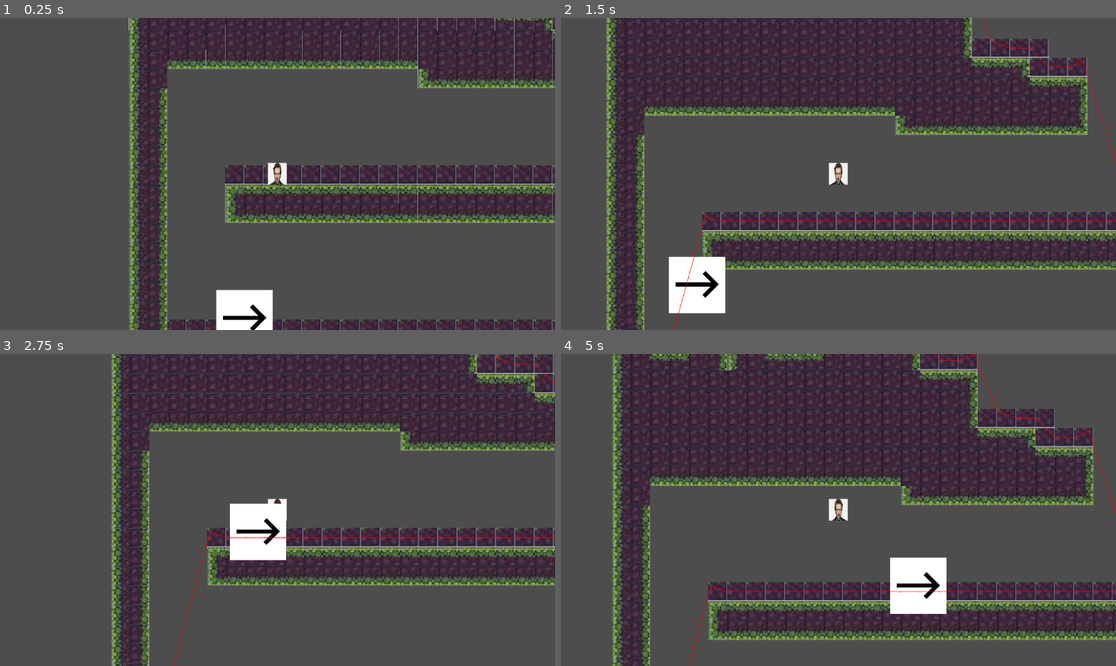
Above: before the commit, frames 1-4 (two rows, left to right).
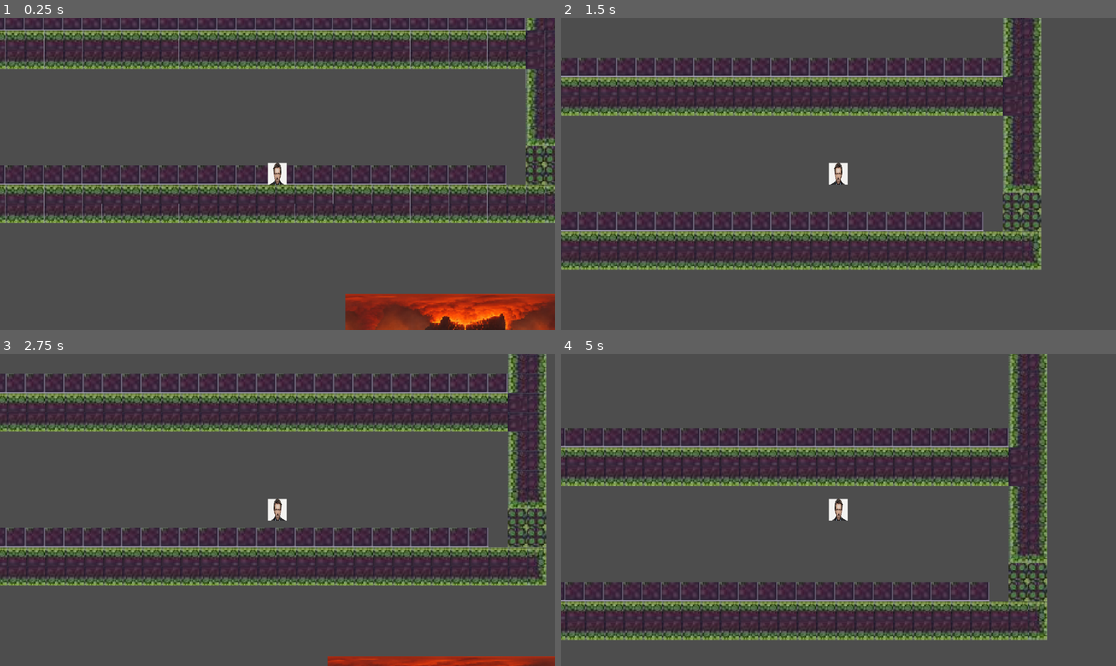
Above: after the commit, the same moments.

Repository: ConnerGordon/final-jam
Game: Godot game, scene res://folder base/mainscene.tscn
The game is run twice, just before and just after one commit, with the same random seed, the same clock (stepped at 60 frames per second) and the same inputs.
Inputs (mouse positions are in pixels of both pictures, inside the frame that each line leads up to):
- Up to frame 1 (0.25 s): no input
- Up to frame 2 (1.5 s): tap Enter at 0.5 s; move the mouse to (960, 158) at 0.52 s; hold Space (jump) 0.53-1.28 s; hold D (moveright) from 0.53 s (still down); move the mouse to (727, 189) at 1.27 s; tap S (FALL) at 1.35 s
- Up to frame 3 (2.75 s): tap Space (jump) at 1.52, 1.55, 1.82 s; move the mouse to (333, 441) at 2.02 s; release D (moveright) at 2.03 s; hold A (moveleft) from 2.03 s (still down); hold Space (jump) from 2.03 s (still down); tap Shift (dash) at 2.1 s
- Up to frame 4 (5 s): move the mouse to (810, 572) at 2.77 s; release A (moveleft) at 2.78 s; release Space (jump) at 2.78 s; hold D (moveright) 2.78-4.28 s; tap E (interact) at 2.85 s; tap Space (jump) at 3.02, 3.05, 3.32, 4.35, 4.52, 4.82 s; move the mouse to (1005, 556) at 3.52 s; hold Space (jump) 3.53-4.28 s; click (1005, 556) at 3.6 s; move the mouse to (672, 463) at 4.27 s; hold A (moveleft) from 4.28 s (still down)

The runs differ from the first frame. In frame 1, 30% of the frame differs, in the area x 0-100%, y 0-100%; in frame 2, 34%; in frame 3, 32%; in frame 4, 41%.

Commit message:
nav mapping difficulties
fixed game crash bug that would occur when player detection is called on.

Diff:
--- a/enemy/first_enemy.gd
+++ b/enemy/first_enemy.gd
@@ -85,13 +85,20 @@
 
 				var safe = NavigationServer2D.map_get_closest_point(nav_map,target)
 
-				navigation_agent_2d.target_position = safe
-				while navigation_agent_2d.is_target_reachable() != true || safe.distance_to(global_position) < 500:
-					target = get_new_target()
+				navigation_agent_2d.target_position = safe#.snapped(Vector2(80,80))
+				print(safe.snapped(Vector2(80,80)))
+				while safe.distance_to(global_position) < 500 && found == false:
+					print("too close")
 					nav_map = navigation_agent_2d.get_navigation_map()
+					target = NavigationServer2D.map_get_random_point(nav_map,1,true)
+
 					safe = NavigationServer2D.map_get_closest_point(nav_map,target)
 
-					navigation_agent_2d.target_position = safe
+
+
+
+					navigation_agent_2d.target_position = safe#.snapped(Vector2(80,80))
+					print(safe.snapped(Vector2(80,80)))
 
 
 
@@ -99,7 +106,10 @@
 					cur = state.finding
 				else:
 					cur = state.wandering
-				idle_timer = randf_range(2,20)
+				if found == false:
+					idle_timer = randf_range(2,20)
+				else:
+					idle_timer = randf_range(1,3)
 
 		state.wandering:
 
@@ -108,11 +118,6 @@
 			var direc = (next_position - current_pos).normalized()
 			if is_on_floor():
 				velocity.x = direc.x * SPEED
-
-				if direc.y < -0.6:
-					velocity.y -= 600
-				print(direc)
-
 			if not is_on_floor():
 				velocity.x = direc.x *SPEED/10
 
@@ -129,6 +134,8 @@
 				if lerppos.distance_to(global_position) < 50:
 					lerptimer = -1
 
+			if direc.y < -0.6 && is_on_wall() && is_on_floor():
+					velocity.y -= 600
 
 
 			#var disto = navigation_agent_2d.get_next_path_position().distance_to(basepos.global_position)
@@ -144,10 +151,30 @@
 
 
 		state.finding:
+
 			var current_pos = global_transform.origin
 			var next_position = navigation_agent_2d.get_next_path_position()
 			var direc = (next_position - current_pos).normalized()
-			velocity.x = direc.x * SPEED
+			if is_on_floor():
+				velocity.x = direc.x * SPEED
+			if not is_on_floor():
+				velocity.x = direc.x *SPEED/10
+
+
+
+
+
+
+			if lerptimer >= 0:
+
+				global_position = global_position.lerp(lerppos, 1-lerptimer)
+
+				lerptimer-= delta/2
+				if lerppos.distance_to(global_position) < 50:
+					lerptimer = -1
+
+			if direc.y < -0.6 && is_on_wall() && is_on_floor():
+					velocity.y -= 600
 
 			if velocity == Vector2.ZERO:
 				navigtimer -= delta
@@ -185,6 +212,12 @@
 func get_new_target():
 	var offx = global_position.x
 	var offy = global_position.y
+
+
+	if found:
+		return playerpos
+
+
 	while Vector2(offx,offy).distance_to(global_position) < 500:
 		offx = randf_range(-1,1) * 2500
 		offy = randi_range(-1,1) * 1000
@@ -193,8 +226,7 @@
 
 
 
-	if found:
-		return playerpos
+
 
 	return global_position + Vector2(offx,offy)
 
@@ -208,7 +240,6 @@
 func jump(star:Vector2, en:Vector2):
 
 	if star.distance_to(global_position) < 100:
-		print("e")
 		lerppos = en
 		lerpstart = star
 		lerptimer = 1.0
@@ -231,5 +262,6 @@
 
 func detected(area: Area2D) -> void:
 	print(area.get_parent())
-	if area.get_parent() is Player:
+	if area.get_parent() is Player && found == false:
 		found = true
+		cur = state.idle
--- a/enemy/husk.tscn
+++ b/enemy/husk.tscn
@@ -31,9 +31,10 @@
 
 [node name="NavigationAgent2D" type="NavigationAgent2D" parent="." unique_id=1730415152]
 path_desired_distance = 80.0
+target_desired_distance = 20.0
 navigation_layers = 3
 path_postprocessing = 1
-simplify_epsilon = 4.975
+simplify_epsilon = 9.423
 avoidance_enabled = true
 max_speed = 830.25
 avoidance_layers = 0
@@ -48,6 +49,7 @@
 
 [node name="detecbox" type="Area2D" parent="." unique_id=1241152469]
 collision_layer = 2
+collision_mask = 8
 monitorable = false
 
 [node name="CollisionShape2D" type="CollisionShape2D" parent="detecbox" unique_id=945585681]
--- a/folder base/downpath.tscn
+++ b/folder base/downpath.tscn
@@ -124,6 +124,7 @@
 2:3/0 = 0
 3:3/0 = 0
 4:3/0 = 0
+4:3/0/terrain_set = 1
 4:3/0/physics_layer_1/polygon_0/points = PackedVector2Array(-8, -8, 8, -8, 8, 8, -8, 8)
 5:3/0 = 0
 6:3/0 = 0
@@ -187,28 +188,27 @@
 
 [node name="NavigationLink2D" type="NavigationLink2D" parent="." unique_id=786904234]
 position = Vector2(46.600002, 864.19995)
-bidirectional = false
 navigation_layers = 3
-start_position = Vector2(1, 3.2000122)
-end_position = Vector2(36.199997, -124.400024)
+start_position = Vector2(-4, 1)
+end_position = Vector2(30, -136)
 
 [node name="NavigationLink2D2" type="NavigationLink2D" parent="." unique_id=60418671]
 position = Vector2(438.59998, 739.7999)
 navigation_layers = 2
-start_position = Vector2(-42.399994, -129.19989)
+start_position = Vector2(-35.200012, -139.3999)
 end_position = Vector2(-0.7999878, -0.59991455)
 
 [node name="NavigationLink2D3" type="NavigationLink2D" parent="." unique_id=1562989433]
 position = Vector2(351.39996, 666.4)
 navigation_layers = 2
-start_position = Vector2(-50.599945, -119.599976)
-end_position = Vector2(-30.799957, -72)
+start_position = Vector2(-46.399963, -127.599976)
+end_position = Vector2(-17.799957, -73.400024)
 
 [node name="NavigationLink2D4" type="NavigationLink2D" parent="." unique_id=648249757]
 position = Vector2(308.40002, 620.4)
 navigation_layers = 2
-start_position = Vector2(-54.40001, -137.79999)
-end_position = Vector2(-39.600006, -74.400024)
+start_position = Vector2(-50.200012, -146.4)
+end_position = Vector2(-30.400024, -75.599976)
 
 [node name="NavigationLink2D5" type="NavigationLink2D" parent="." unique_id=944276917]
 position = Vector2(215.2, 616.8)
@@ -225,8 +225,8 @@
 [node name="NavigationLink2D7" type="NavigationLink2D" parent="." unique_id=428056447]
 position = Vector2(183.6, 616.8)
 navigation_layers = 2
-start_position = Vector2(-117.399994, -133.40002)
-end_position = Vector2(-133.4, -87)
+start_position = Vector2(-116.99999, -147.40002)
+end_position = Vector2(-137.4, -86.20001)
 
 [node name="NavigationLink2D8" type="NavigationLink2D" parent="." unique_id=289899808]
 position = Vector2(183.6, 616.8)
--- a/folder base/mainscene.tscn
+++ b/folder base/mainscene.tscn
@@ -42,7 +42,7 @@
 texture = SubResource("GradientTexture2D_kgh7c")
 
 [node name="CharacterBody2D" parent="." unique_id=103378180 instance=ExtResource("2_xwcau")]
-position = Vector2(-7307, -677)
+position = Vector2(-6075, 4323)
 
 [node name="gridmap" parent="." unique_id=1930176116 instance=ExtResource("3_kgh7c")]
 
@@ -50,7 +50,7 @@
 position = Vector2(3040, 0)
 
 [node name="enemybase" parent="." unique_id=658416861 instance=ExtResource("5_kvtpo")]
-position = Vector2(-7444, -77)
+position = Vector2(-7365, 4243)
 
 [node name="gridmap2" parent="." unique_id=227575916 instance=ExtResource("6_ktlqv")]
-position = Vector2(-7924, -4391.9995)
+position = Vector2(-7924, 0)
--- a/player/player.tscn
+++ b/player/player.tscn
@@ -67,6 +67,7 @@
 [node name="bodydetec" type="Area2D" parent="." unique_id=360210077]
 collision_layer = 8
 collision_mask = 8
+monitoring = false
 
 [node name="bodycoll" type="CollisionShape2D" parent="bodydetec" unique_id=1739492397]
 scale = Vector2(0.5, 0.5)
--- a/project.godot
+++ b/project.godot
@@ -86,12 +86,15 @@
 2d_physics/layer_3="world"
 2d_navigation/layer_3="airspace"
 2d_physics/layer_4="spec"
-2d_navigation/layer_4="avoidance"
 avoidance/layer_1="player"
 avoidance/layer_2="enemy"
 avoidance/layer_3="world"
 avoidance/layer_4="trap?"
 avoidance/layer_5="spec"
+
+[navigation]
+
+2d/default_link_connection_radius=25.0
 
 [physics]
 
